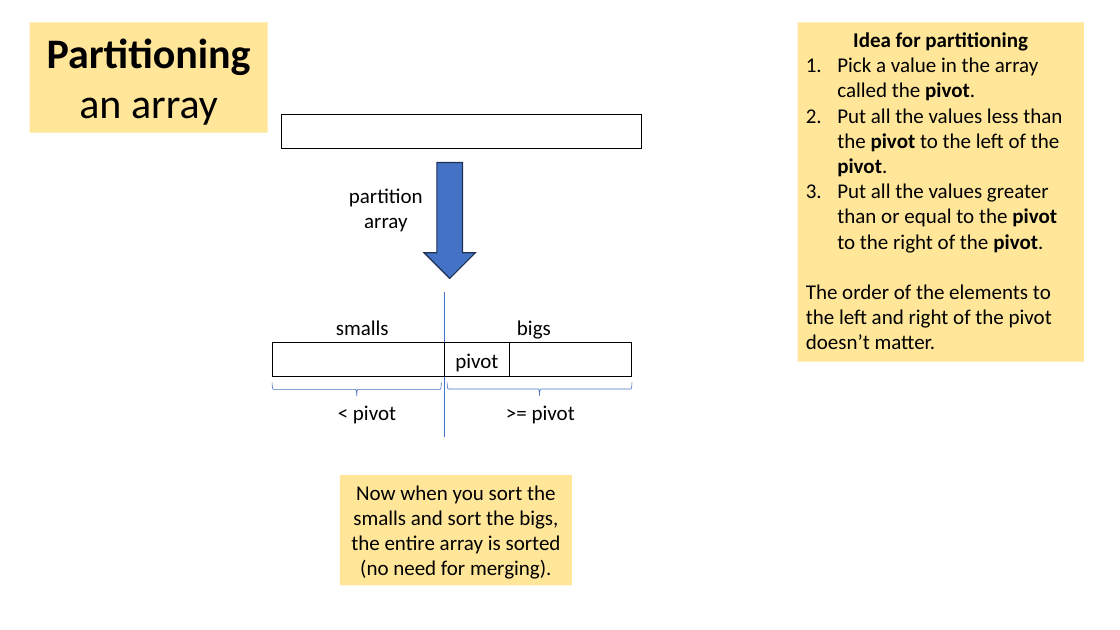
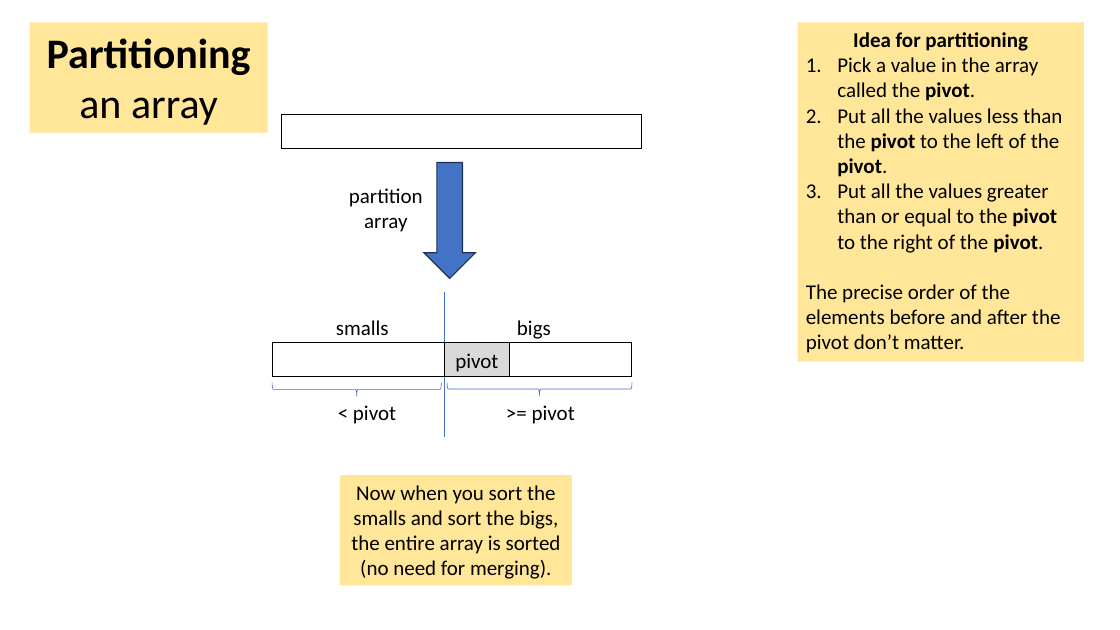
Before and after one commit to tjd1234/cmpt225fall2023, a slide deck: slide 47 of lecture_notes/week9/week9_sorting.pptx. Drawn at 1120x630 pixels with LibreOffice and Linux fonts; fonts in the diff are those of the drawing. Boxes give left, top, right and bottom in pixels: in the first picture for what was removed or moved away, otherwise in the second. Text is boxed around its words. In the diff, an @@ line names an element or a change of style, - is before the commit and + after.

```diff
--- a/lecture_notes/week9/week9_sorting.pptx
+++ b/lecture_notes/week9/week9_sorting.pptx
@@ text in rectangle at box(806, 284, 1060, 353): text changed @@
-The order of the elements to the left and right of the pivot doesn’t matter.
+The precise order of the elements before and after the pivot don’t matter.
@@ rectangle "pivot" at box(444, 343, 510, 376): fill none to #D9D9D9 @@
```
Also in this commit, not shown: 27 other slides changed, 3 slides added, 1 slide removed, 2 other files.
